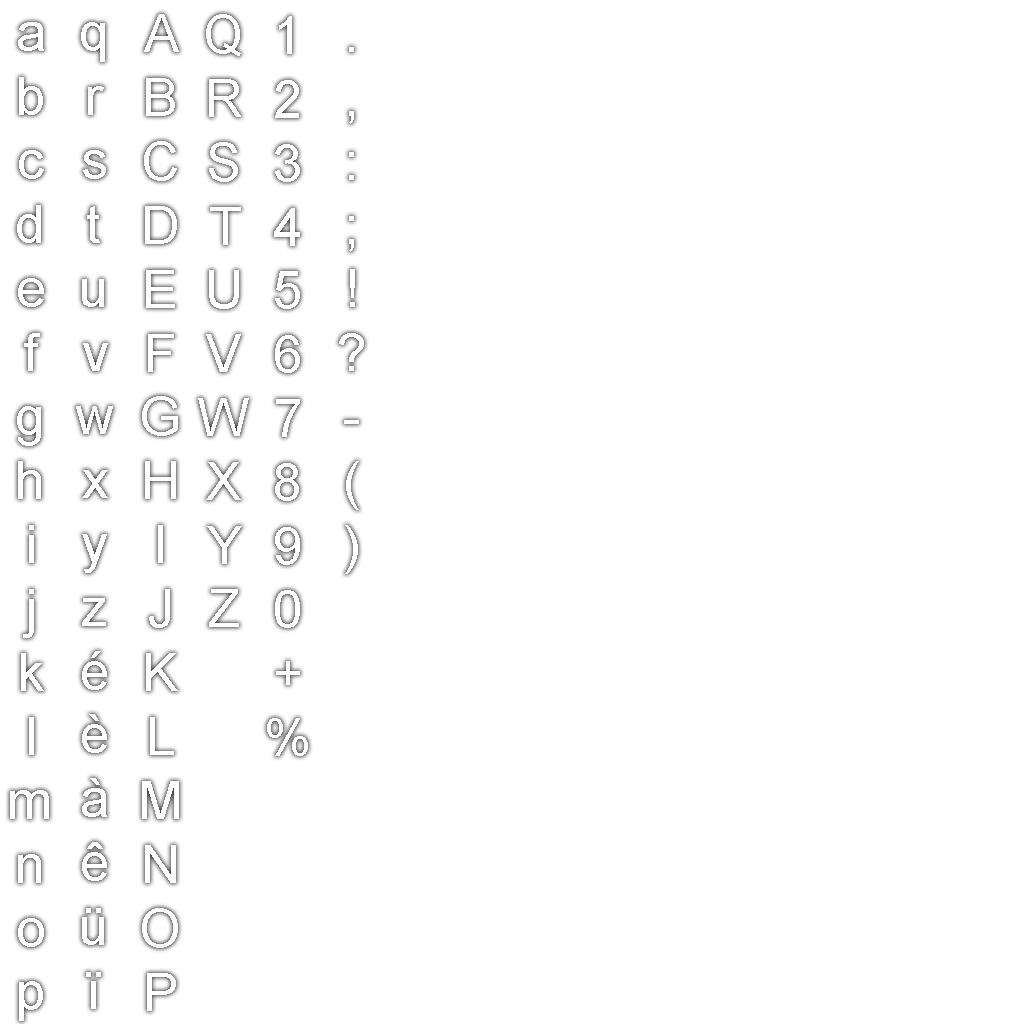
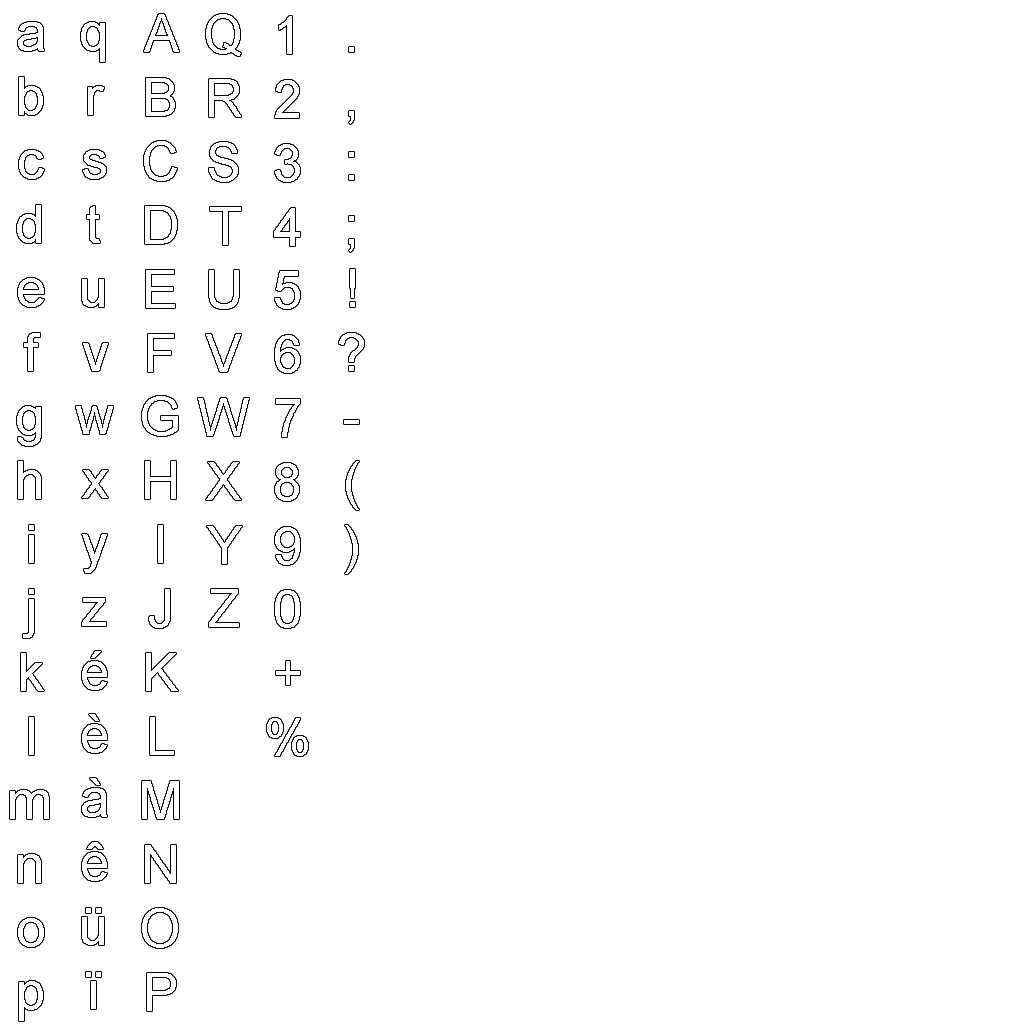
Comparing the layer stacks of the two w=1024, h=1024 images. Changes:
pixels changed over [5, 9, 369, 1024] (layer not identified)
